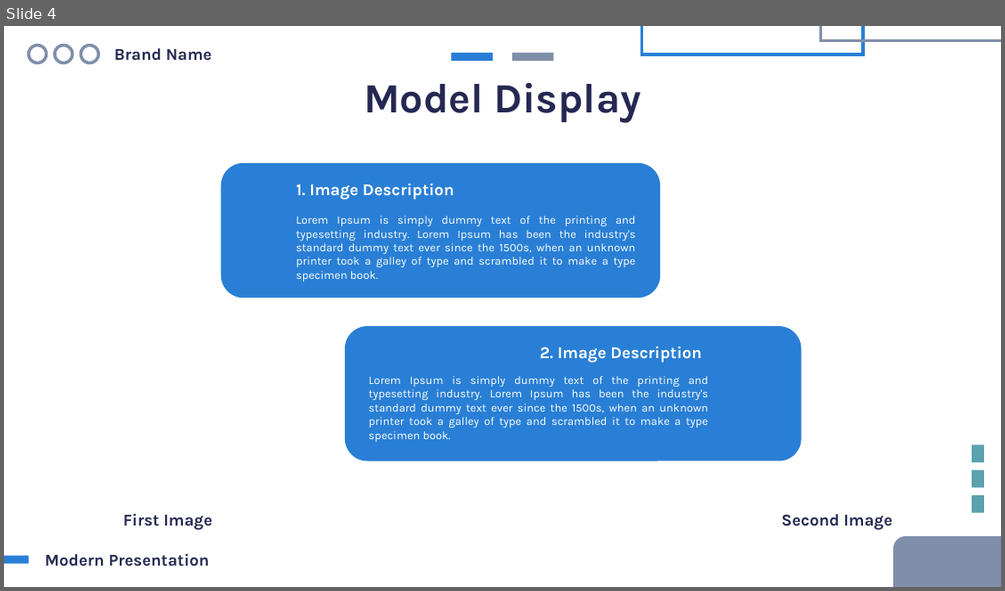
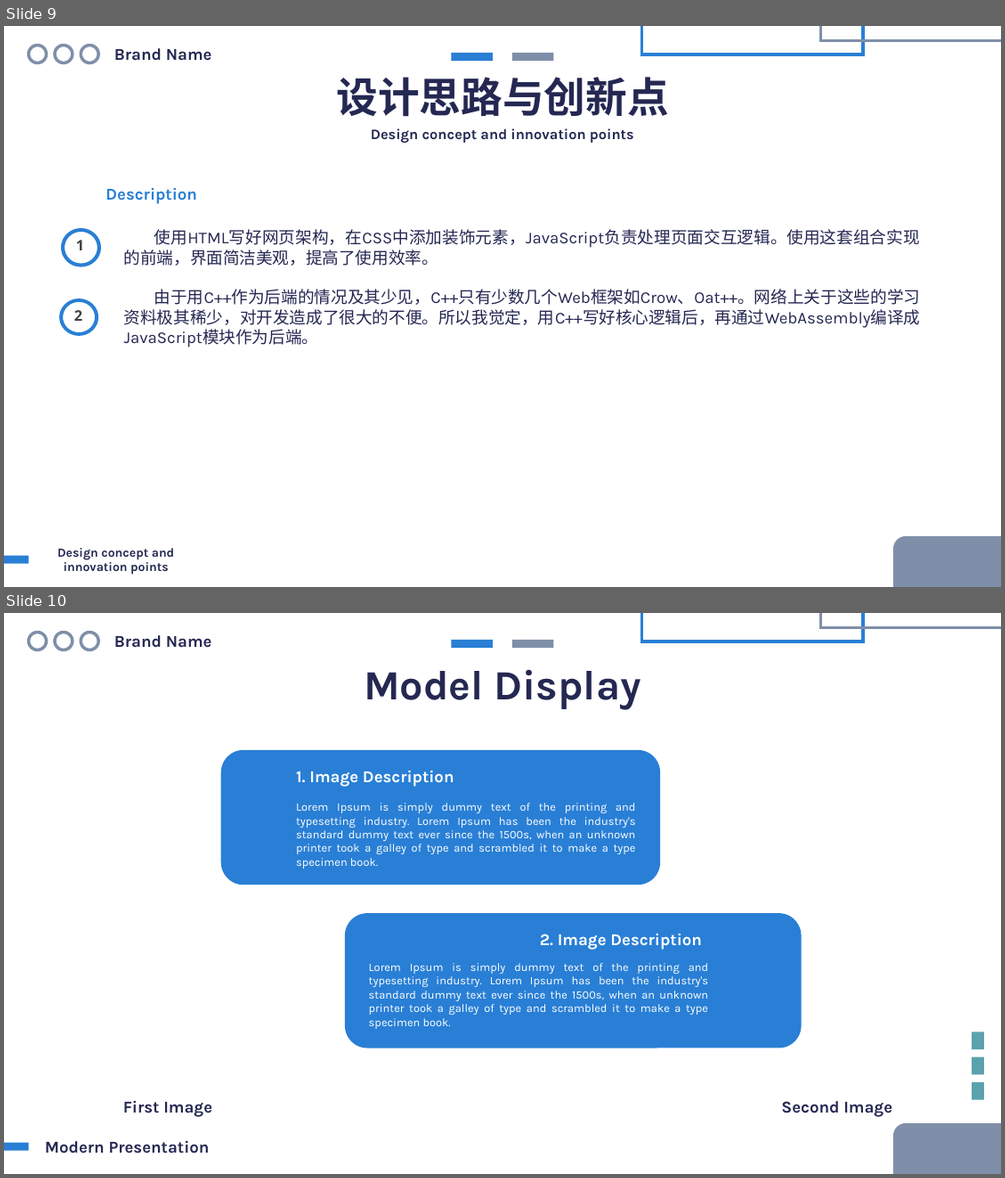
Before and after one commit to HoshiMeisa/Question-Drawing-System, a slide deck: ThesisDefense.pptx. Shown one above the other, each under a label of ours: slide 4 before the commit, slides 9 and 10 after it. The pictures are 1005x591 and 1005x1178 pixels, drawn with LibreOffice and Linux fonts; fonts in the diff are those of the drawing. Boxes give left, top, right and bottom in pixels: in the first picture for what was removed or moved away, otherwise in the second. Text is boxed around its words. In the diff, an @@ line names an element or a change of style, - is before the commit and + after.

```diff
--- a/ThesisDefense.pptx
+++ b/ThesisDefense.pptx
@@ slide 9 added at box(4, 26, 1001, 587), background #FFFFFF @@
@@ ellipse added at box(29, 46, 47, 63), outline #7F8FA9 3 pt @@
@@ ellipse added at box(55, 46, 73, 63), outline #7F8FA9 3 pt @@
@@ ellipse added at box(81, 46, 99, 63), outline #7F8FA9 3 pt @@
@@ text added at box(114, 48, 212, 61), 16 pt, text #242852, bold @@
+Brand Name
@@ rectangle added at box(642, 26, 863, 54), outline #297FD5 3 pt @@
@@ rectangle added at box(821, 26, 1001, 41), outline #7F8FA9 3 pt @@
@@ text added at box(337, 77, 669, 117), 40 pt, text #242852, bold @@
+        设计思路与创新点
@@ rectangle added at box(451, 53, 493, 61), fill #297FD5 @@
@@ rectangle added at box(512, 53, 554, 61), fill #7F8FA9 @@
@@ text added at box(371, 128, 634, 143), 14 pt, text #242852, bold @@
+Design concept and innovation points
@@ text added at box(105, 188, 197, 204), 16 pt, text #297FD5, bold @@
+Description
@@ freeform shape added at box(61, 228, 101, 267), fill #297FD5 @@
@@ text added at box(124, 229, 920, 265), 16 pt, text #242852 @@
+使用HTML写好网页架构，在CSS中添加装饰元素，JavaScript负责处理页面交互逻辑。使用这套组合实现的前端，界面简洁美观，提高了使用效率。
@@ text added at box(76, 240, 84, 250), 14 pt, text #404040, bold @@
+1
@@ text added at box(124, 289, 921, 347), 16 pt, text #242852 @@
+由于用C++作为后端的情况及其少见，C++只有少数几个Web框架如Crow、Oat++。网络上关于这些的学习资料极其稀少，对开发造成了很大的不便。所以我觉定，用C++写好核心逻辑后，再通过WebAssembly编译成JavaScript模块作为后端。
@@ freeform shape added at box(59, 298, 98, 336), fill #297FD5 @@
@@ text added at box(74, 310, 82, 321), 14 pt, text #404040, bold @@
+2
@@ rectangle added at box(4, 556, 28, 564), fill #297FD5 @@
@@ text added at box(57, 548, 174, 574), 12 pt, text #242852, bold @@
+Design concept and innovation points
@@ rounded rectangle added at box(893, 536, 1001, 587), fill #7F8FA9 @@
@@ what was slide 4 is now slide 10 @@
```
Also in this commit, not shown: 1 slide changed, 7 other slides added, 2 slides removed, 6 other files.
